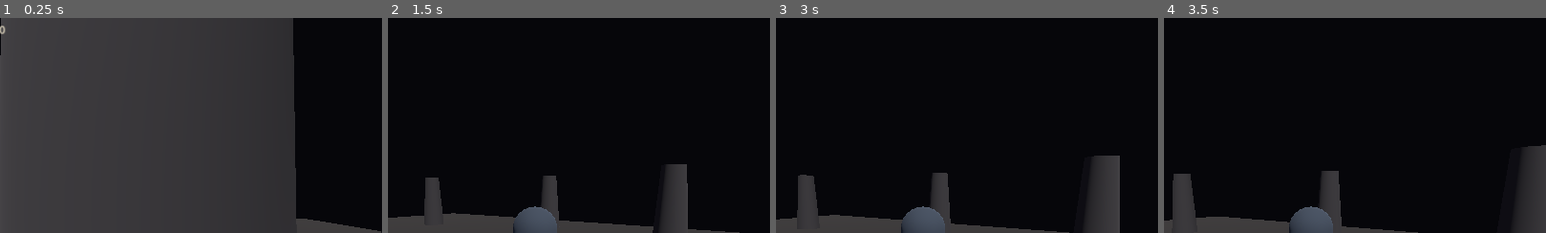
Above: before the commit, frames 1-4 (left to right).
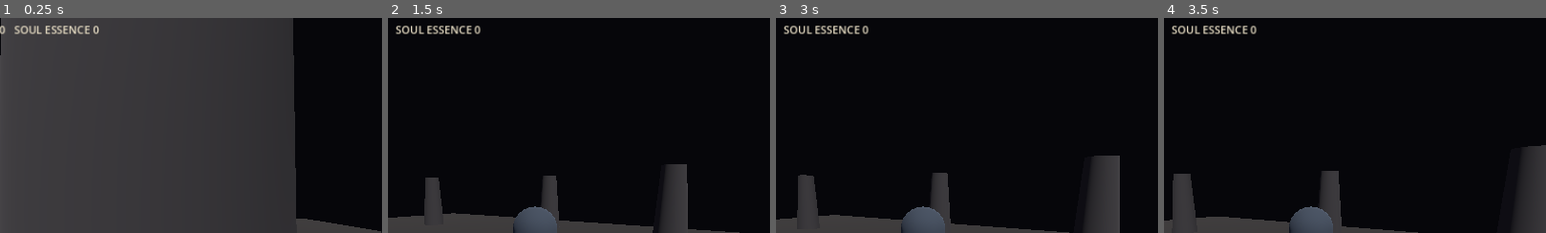
Above: after the commit, the same moments.

Repository: codingscenes2-cyber/SoulLans
Game: Godot game, scene res://scenes/main.tscn
Same seed, same stepped clock (60 frames per second), same inputs: the game is played once before the commit and once after it.
Inputs (mouse positions are % of the whole screen's width and height, from its top left):
- Up to frame 1 (0.25 s): no input
- Up to frame 2 (1.5 s): move the mouse to (72, 45) at 0.52 s; hold D (move_right) 0.53-1.25 s; click (72, 45) at 0.6 s; drag from (30, 55) to (45, 70) at 1.27 s
- Up to frame 3 (3 s): click "ATTACK" at 2 s; click "DODGE" at 2.75 s
- Up to frame 4 (3.5 s): no input
The pictures show only the part of the screen within x 31-81%, y 2-52%; the shares and areas given below are measured in that part.

The runs differ from the first frame. In frame 1, 0.6% of the frame differs, in the area x 3-26%, y 3-8%; in frame 2, 0.6%, in the area x 2-25%, y 3-8%; in frame 3, 0.6%; in frame 4, 0.6%.

Commit message:
Display current Soul Essence in the gameplay HUD

Diff:
--- a/scripts/mobile_hud.gd
+++ b/scripts/mobile_hud.gd
@@ -29,8 +29,8 @@
 func _process(_delta: float) -> void:
     if is_instance_valid(player) and player.has_method("get_status"):
         var data: Dictionary = player.get_status()
-        status_label.text = "SOUL LAND   HP %d/%d   STAMINA %d/%d" % [
-            int(data.health), int(data.max_health), int(data.stamina), int(data.max_stamina)
+        status_label.text = "SOUL LAND   HP %d/%d   STAMINA %d/%d   SOUL ESSENCE %d" % [
+            int(data.health), int(data.max_health), int(data.stamina), int(data.max_stamina), GameState.get_soul_essence()
         ]
 
 func _on_root_gui_input(event: InputEvent) -> void:
